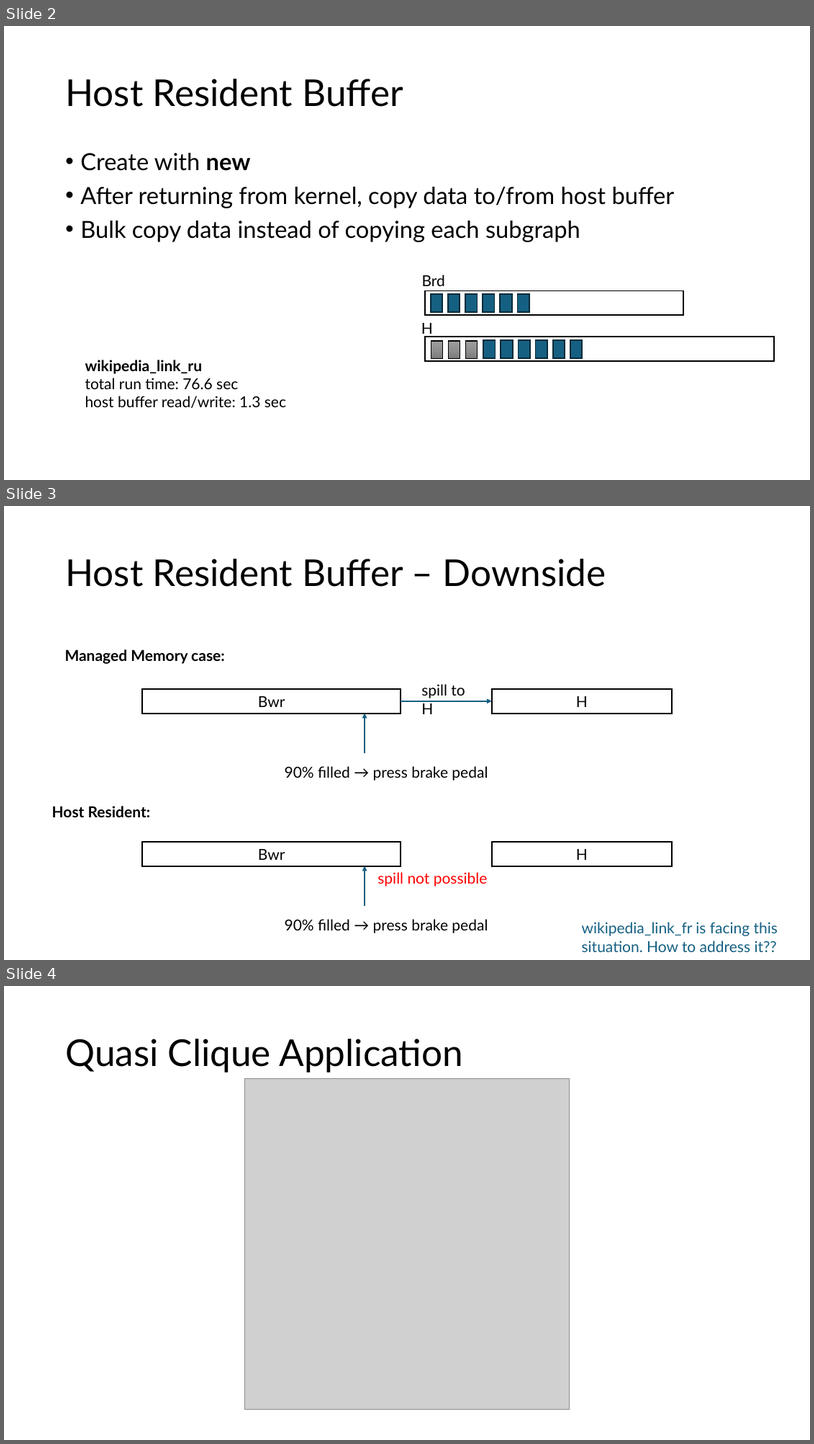
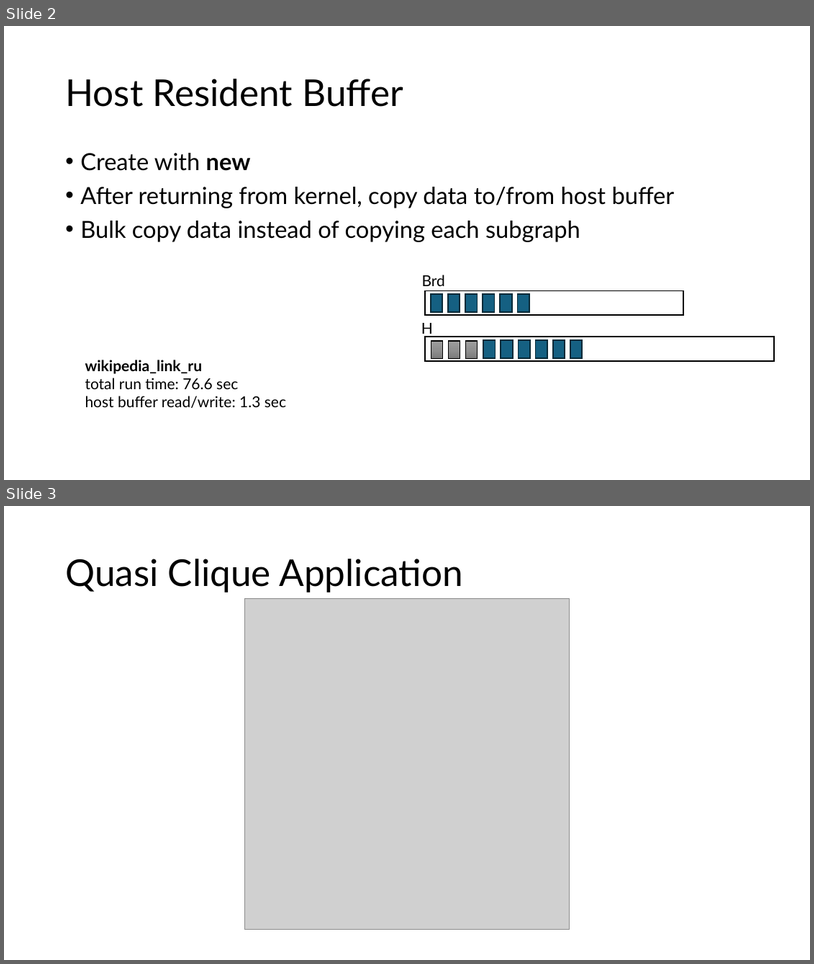
Before and after one commit to akhlaqueak/G-ThinkerCG, a slide deck: revision.pptx. Shown one above the other, each under a label of ours: slides 2, 3 and 4 before the commit, slides 2 and 3 after it. The pictures are 814x1444 and 814x964 pixels, drawn with LibreOffice and Linux fonts; fonts in the diff are those of the drawing; grey boxes stand for pictures. Boxes give left, top, right and bottom in pixels: in the first picture for what was removed or moved away, otherwise in the second. Text is boxed around its words. In the diff, an @@ line names an element or a change of style, - is before the commit and + after.

```diff
--- a/revision.pptx
+++ b/revision.pptx
@@ slide 3 removed at (4, 506, 810, 960), background #FFFFFF @@
@@ title removed at (65, 559, 607, 587) @@
-Host Resident Buffer – Downside
@@ text removed at (65, 649, 225, 664) @@
-Managed Memory case:
@@ rectangle removed at (142, 689, 401, 713) @@
-Bwr
@@ text removed at (422, 684, 465, 714) @@
-spill to H
@@ rectangle removed at (492, 689, 672, 713) @@
-H
@@ arrow removed from (365, 753) to (365, 713) @@
@@ arrow removed from (401, 701) to (492, 701) @@
@@ text removed at (285, 766, 488, 780) @@
-90% filled → press brake pedal
@@ text removed at (52, 806, 151, 817) @@
-Host Resident:
@@ rectangle removed at (142, 842, 401, 866) @@
-Bwr
@@ rectangle removed at (492, 842, 672, 866) @@
-H
@@ arrow removed from (365, 906) to (365, 866) @@
@@ text removed at (378, 872, 488, 886) @@
-spill not possible
@@ text removed at (285, 919, 488, 933) @@
-90% filled → press brake pedal
@@ text removed at (582, 921, 778, 952) @@
-wikipedia_link_fr is facing this situation. How to address it??
@@ what was slide 4 is now slide 3 @@
```
Also in this commit, not shown: 9 slides added, 2 other slides removed, 19 other files.
